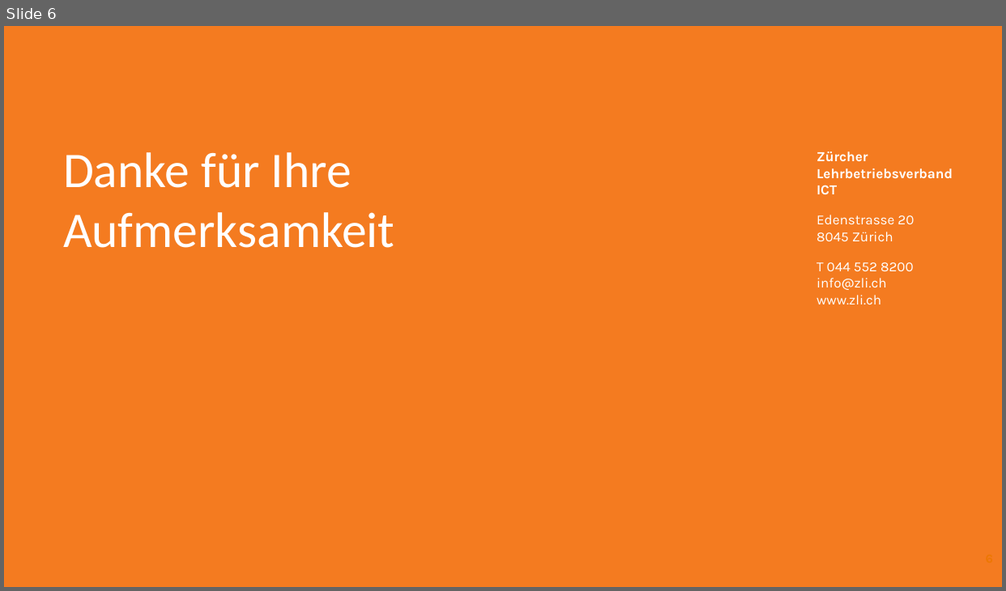
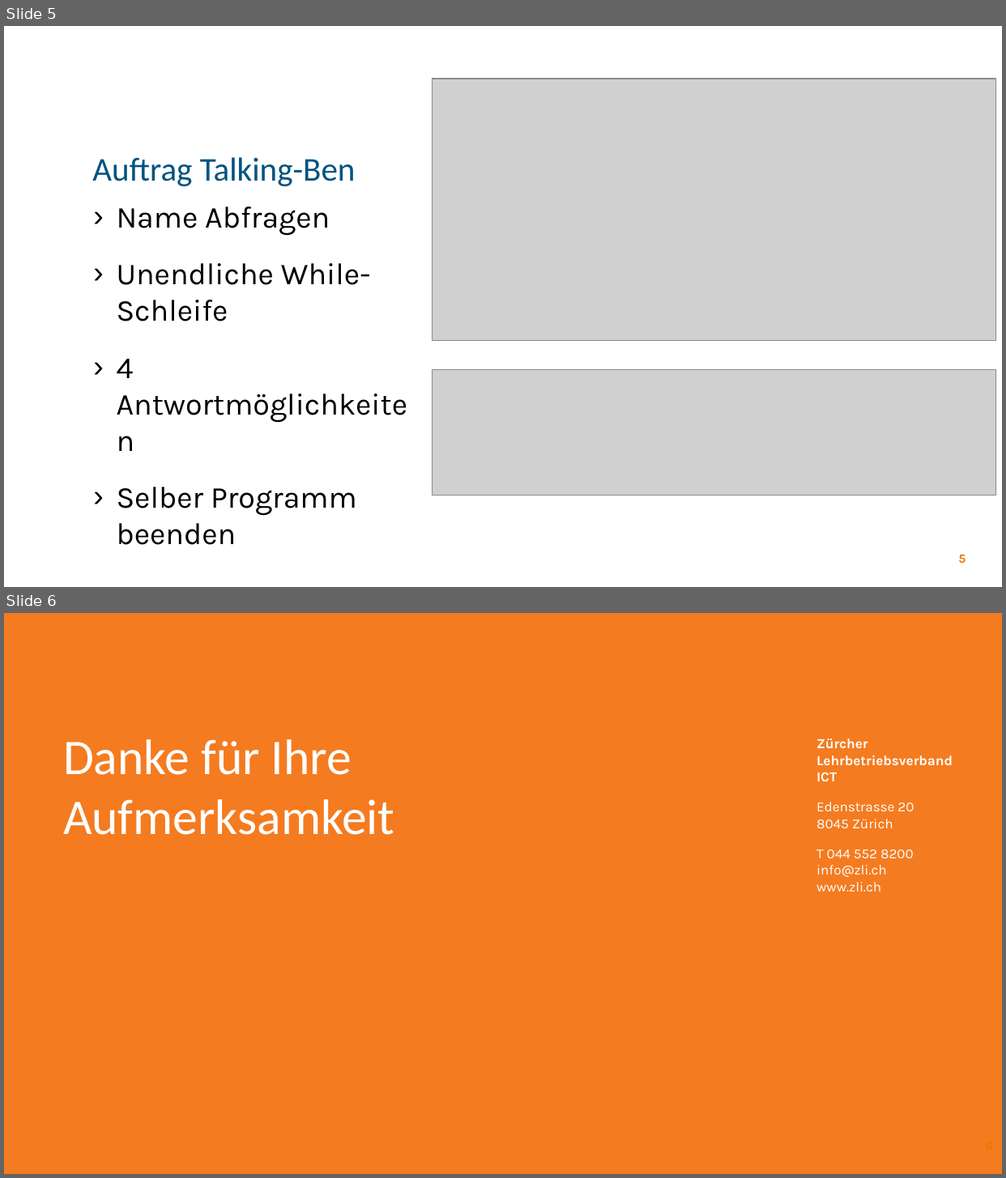
Before and after one commit to jonlanda/PHP-Kurs, a slide deck: 3_Mini_Projekt/Talking Ben Auftrag.pptx. Shown one above the other, each under a label of ours: slide 6 before the commit, slides 5 and 6 after it. The pictures are 1006x591 and 1006x1178 pixels, drawn with LibreOffice and Linux fonts; fonts in the diff are those of the drawing; grey boxes stand for pictures; background and template pictures are left out. Boxes give left, top, right and bottom in pixels: in the first picture for what was removed or moved away, otherwise in the second. Text is boxed around its words. In the diff, an @@ line names an element or a change of style, - is before the commit and + after.

```diff
--- a/3_Mini_Projekt/Talking Ben Auftrag.pptx
+++ b/3_Mini_Projekt/Talking Ben Auftrag.pptx
@@ slide 5 added at [4,26,1002,587], background #FFFFFF @@
@@ picture added at [432,79,996,341] @@
@@ title added at [92,157,356,186], 24 pt, text #005380 @@
+Auftrag Talking-Ben
@@ text added at [117,207,370,545], 22 pt, text #000000 @@
+› Name Abfragen
+› Unendliche While-Schleife
+› 4 Antwortmöglichkeiten
+› Selber Programm beenden
@@ picture added at [432,370,996,496] @@
@@ page number added at [958,555,965,563], 9 pt, text #ED7703, bold @@
+5
```
Also in this commit, not shown: 1 slide changed, 3 other slides added, 5 slides removed.
